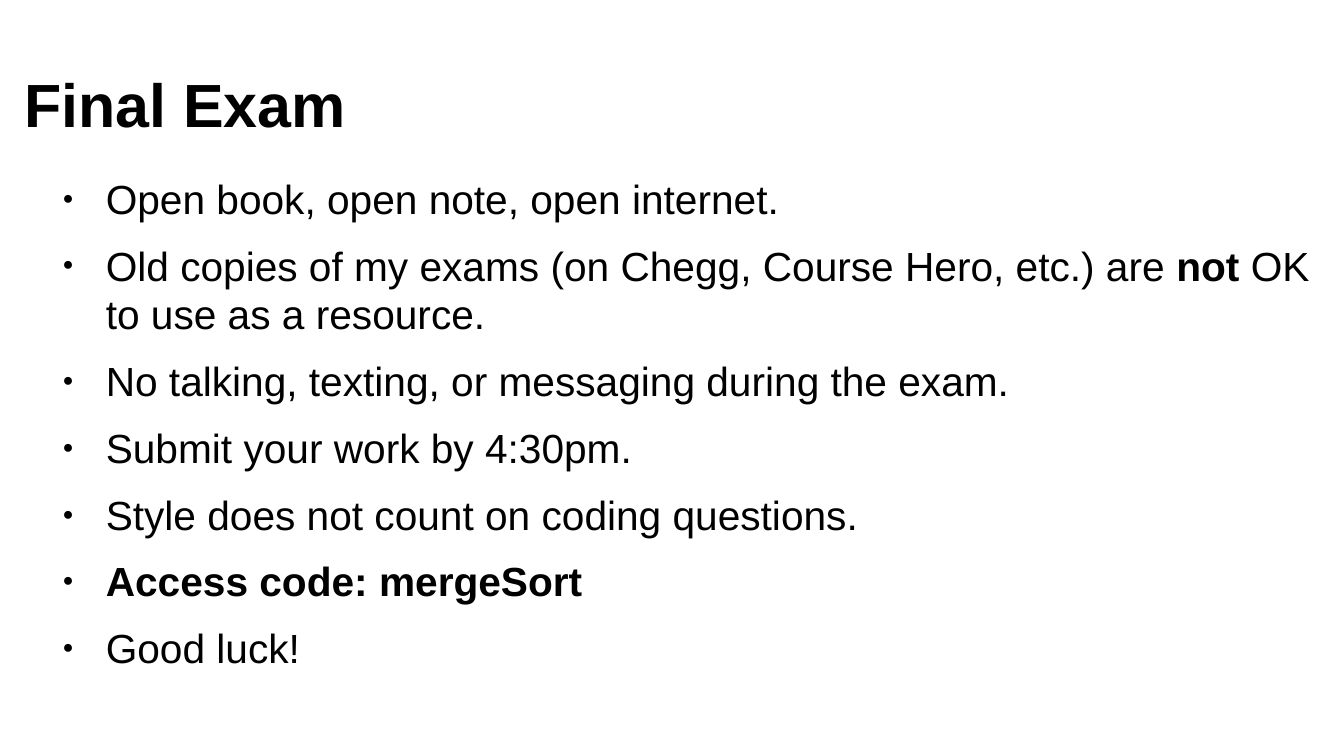
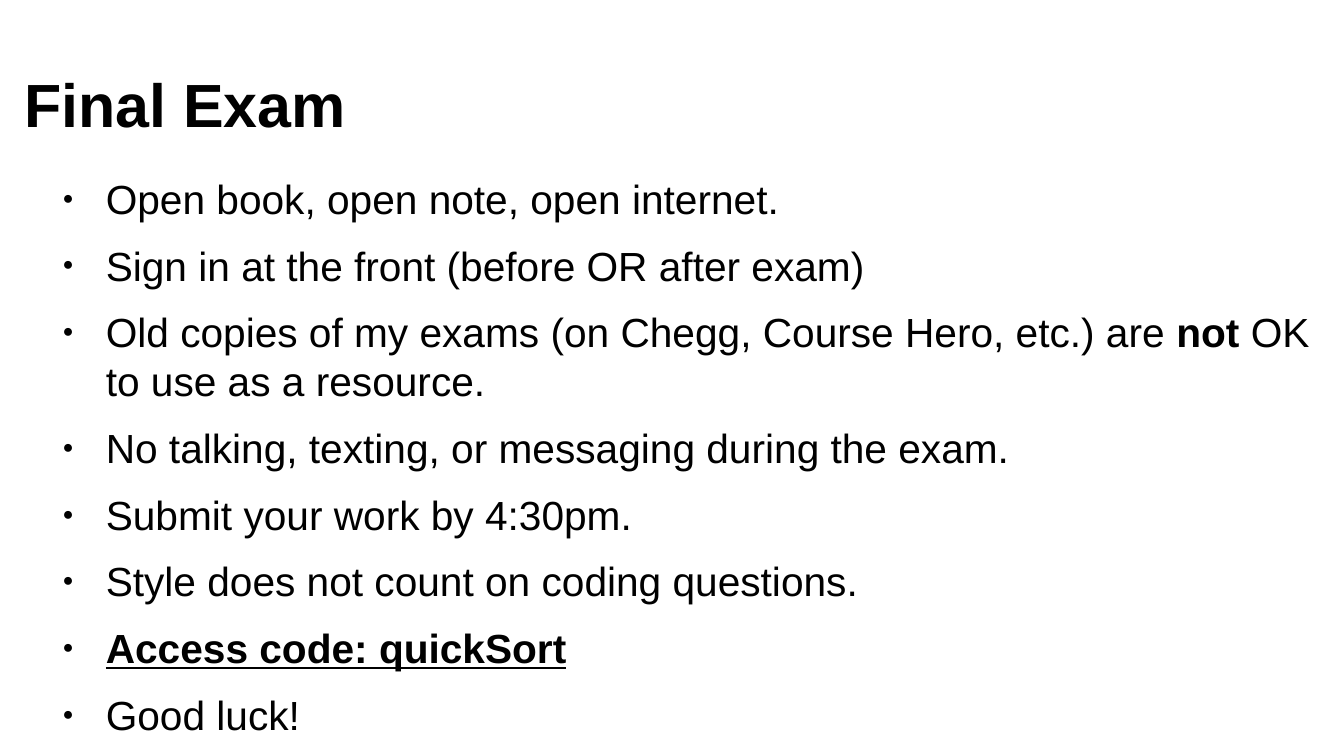
Before and after one commit to gentry-atkinson/CS1428_summer_2023, a slide deck: slide 1 of lectures/final_in_class.odp. Drawn at 1344x756 pixels with LibreOffice and Linux fonts; fonts in the diff are those of the drawing; background and template pictures are left out. Boxes give left, top, right and bottom in pixels: in the first picture for what was removed or moved away, otherwise in the second. Text is boxed around its words. In the diff, an @@ line names an element or a change of style, - is before the commit and + after.

Commit message:
updating final in class slide

```diff
--- a/lectures/final_in_class.odp
+++ b/lectures/final_in_class.odp
@@ text at (106, 251, 864, 288): paragraph added @@
+● Sign in at the front (before OR after exam)
@@ text at (106, 633, 566, 671): text changed @@
-● Access code: mergeSort
+● Access code: quickSort
```
